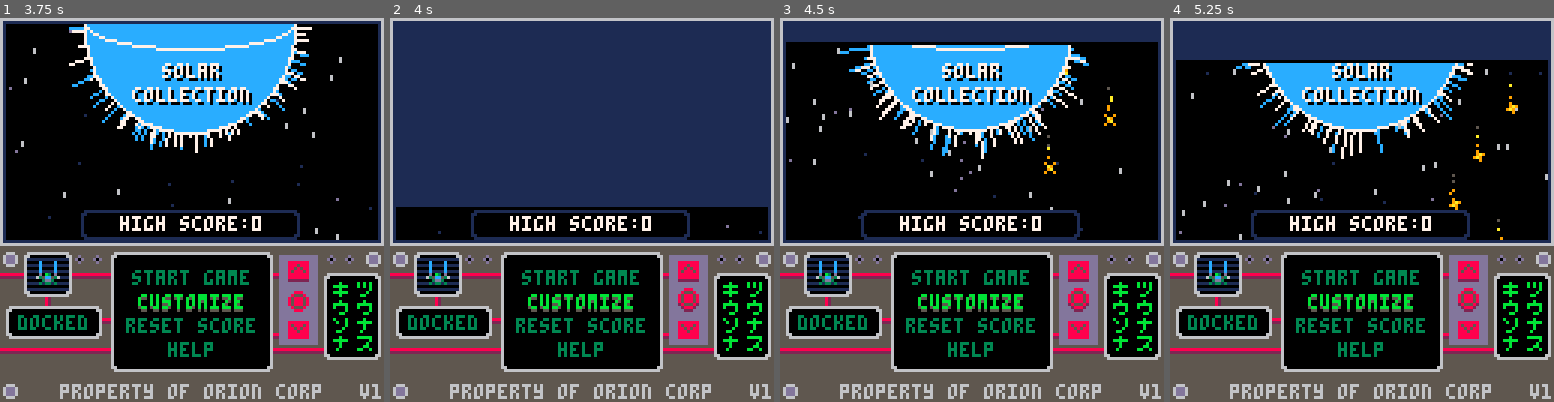
Above: before the commit, frames 1-4 (left to right).
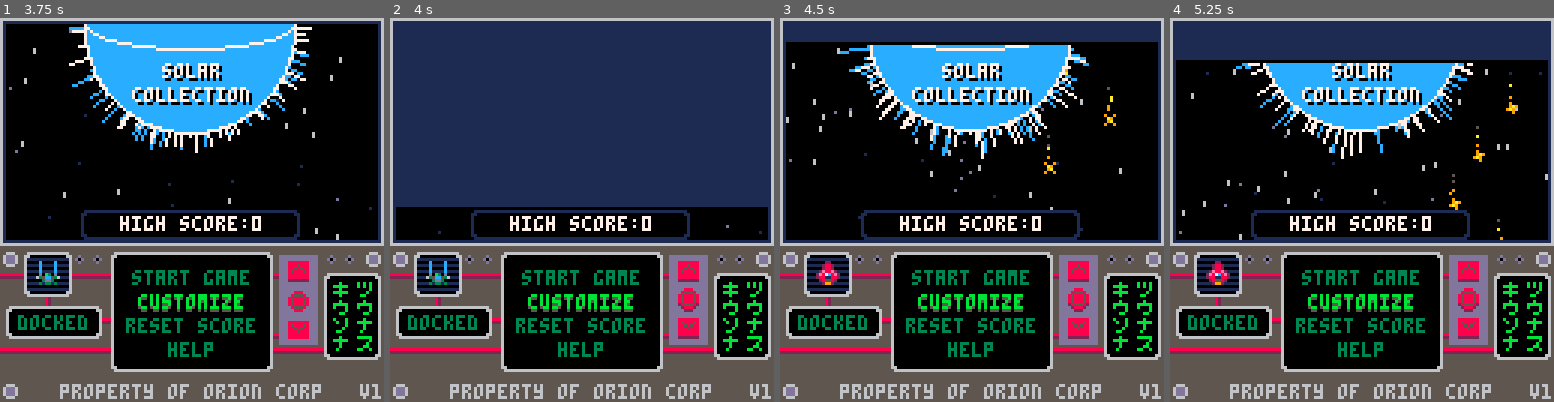
Above: after the commit, the same moments.

Repository: jacobneal65/drop-p8
Game: PICO-8 cartridge drop.p8
The game is run twice, just before and just after one commit, with the same random seed, the same clock (stepped at 60 frames per second) and the same inputs.
Inputs:
- Up to frame 1 (3.75 s): tap X (X key) at 0.33, 1.07, 1.85, 2.97 s; tap O (Z key) at 0.7, 1.7, 2.1, 2.5, 2.9, 3.3, 3.7 s; hold Right 1.6-2.1 s; hold Up 2.15-2.42 s; hold Right 2.47-3.03 s; hold Left 3.08-3.58 s; hold Down from 3.63 s (still down)
- Up to frame 2 (4 s): release Down at 3.97 s
- Up to frame 3 (4.5 s): hold Right from 4.02 s (still down); tap X (X key) at 4.08 s; tap O (Z key) at 4.1 s
- Up to frame 4 (5.25 s): tap O (Z key) at 4.5, 4.9 s; release Right at 4.68 s; hold Up 4.73-5.03 s; hold Left from 5.08 s (still down); tap X (X key) at 5.2 s

Frame 1 is identical in both runs. In frame 2, 0.1% of the frame differs, in the area x 75-81%, y 78-84%; in frame 3, 0.5%, in the area x 9-81%, y 63-84%; in frame 4, 0.5%.

Commit message:
added ship customization

Diff:
--- a/drop.p8
+++ b/drop.p8
@@ -152,6 +152,7 @@
 	btn_tmr=0
 	sel=0
 	draw_help=false
+	draw_cust=false
 	--screen
 	screen_offset=0
 	_upd=upd_menu
@@ -222,6 +221,9 @@
 			init_start_game()
 		elseif m[2]=="customize" then
 			_upd=upd_ship_cust
+			for i=1,#p_spr_opt do
+				if (p_spr==p_spr_opt[i]) sel=i
+			end
 		elseif m[2]=="help" then
 			_upd=upd_help
 		end
@@ -254,11 +256,30 @@
 		btn_sprs[3],btn_tmr=110,5
 		sc_dir=-1
 		sc_tmr=0
-		draw_help=false
-	end
+		draw_cust=false
+	end
+	if btnp(➡️) or btnp(⬇️) then
+		sfx(8)
+		sel+=1
+		if sel>#p_spr_opt then
+			sel=1
+		end
+		p_spr=p_spr_opt[sel]
+		btn_sprs[2]=109
+	end
+	if btnp(⬅️) or btnp(⬆️) then
+		sfx(8)
+		sel-=1
+		if sel<1 then
+			sel=#p_spr_opt
+		end
+		p_spr=p_spr_opt[sel]
+		btn_sprs[1]=108
+	end
+
 	if sc_tmr==1 then
 		if sc_dir==1 then
-			draw_help=true
+			draw_cust=true
 		else
 			_upd=upd_menu
 		end
@@ -293,7 +314,7 @@
 	if btn_tmr>0 then
 		btn_tmr-=1
 	else
-		btn_sprs[3]=94
+		btn_sprs={92,93,94}
 	end
 end
 
@@ -345,7 +366,7 @@
 	rectfill(0,76,128,128,5)
 
 	if (draw_help) help_draw()
-
+	if (draw_cust) cust_draw()
 	--wires
 	oline(0,85,45,85,oc1,oc2,0,1)
 	oline(65,105,100,105,oc1,oc2,0,1)
@@ -435,6 +456,19 @@
  spr(get_frame({44,45,46,47},2),8,14)
 	frt_drw(8,24,2)
 	lprint("goal: collect as many points\nwhile keeping your fuel from\nrunning out.",8,45,9,0)
+	local et = "press 🅾️ to exit"
+	print(et,hcenter(et),68,6)
+end
+
+function cust_draw()
+	roundrect(34,14,59,48,6,0)
+	roundrect(38,18,51,10,6,2)
+	local st="select ship"
+	lprint(st,hcenter(st),20,7,4)
+	spr(16,30+sel*10,38+sin(time()))
+	for i = 1,#p_spr_opt do
+		spr(p_spr_opt[i],30+i*10,48)
+	end
 	local et = "press 🅾️ to exit"
 	print(et,hcenter(et),68,6)
 end
Not shown, changed: 18 lines of the sprite sheet (__gfx__) section of drop.p8
